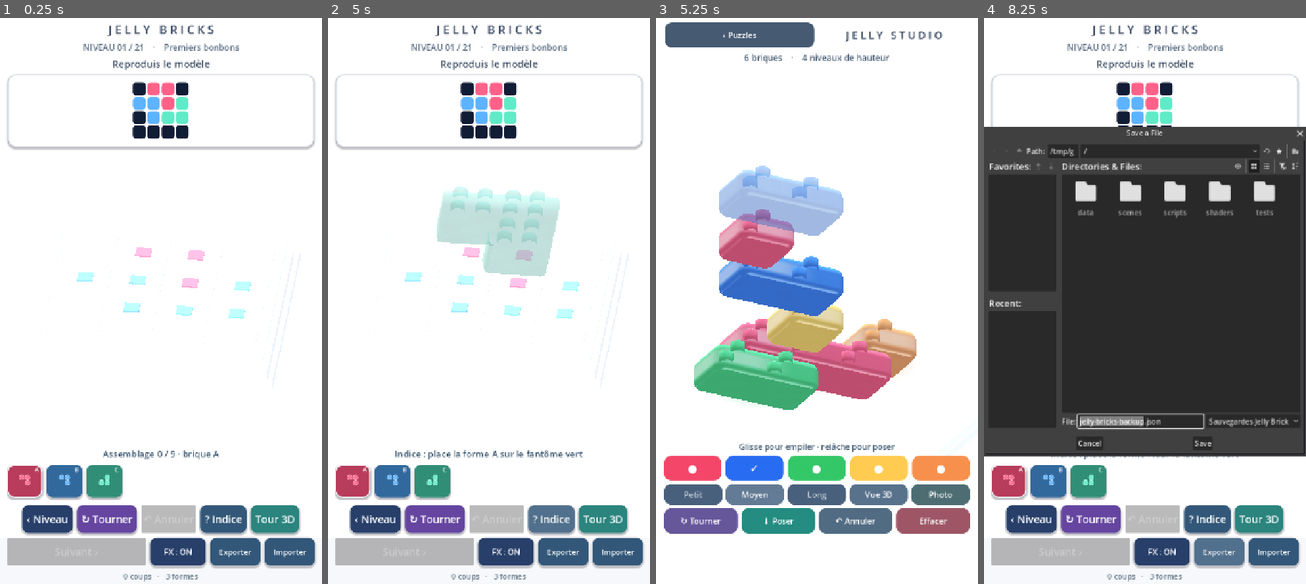
Above: before the commit, frames 1-4 (left to right).
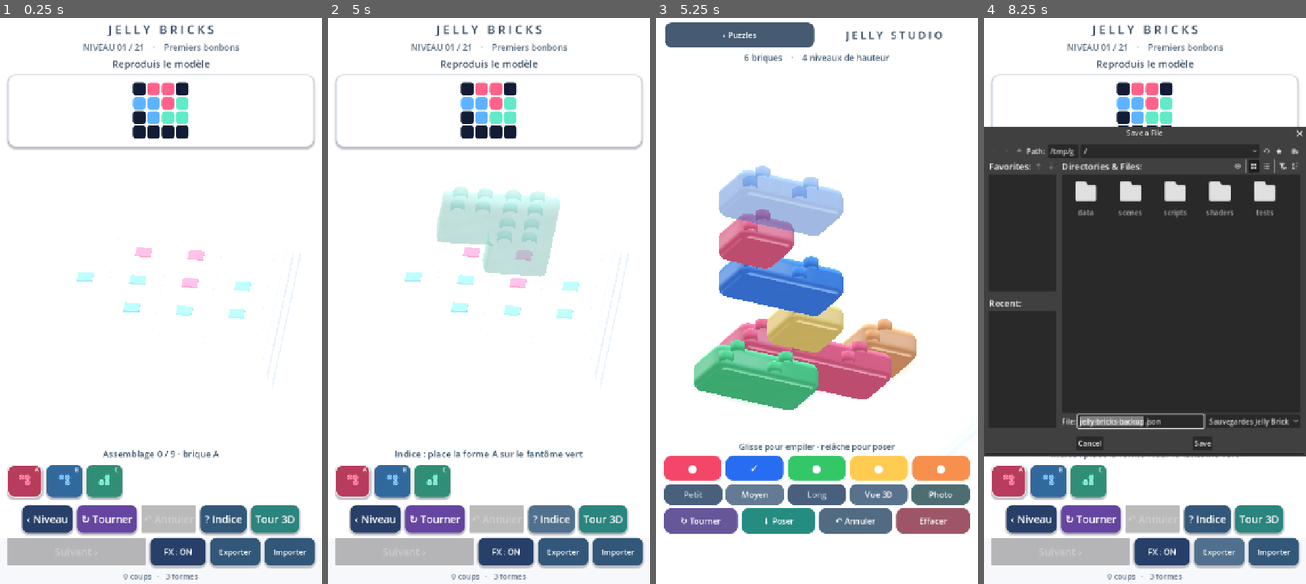
Above: after the commit, the same moments.

Repository: dbrckk/Jelly-bricks
Game: Godot game, scene res://scenes/main.tscn
The game is run twice, just before and just after one commit, with the same random seed, the same clock (stepped at 60 frames per second) and the same inputs.
Inputs (mouse positions are in pixels of both pictures, inside the frame that each line leads up to):
- Up to frame 1 (0.25 s): no input
- Up to frame 2 (5 s): click (353, 482) at 0.52 s; click (392, 482) at 1.27 s; click (431, 482) at 2.02 s; click "‹ Niveau" at 2.75 s; click "↻ Tourner" at 3.5 s; click "? Indice" at 4.25 s
- Up to frame 3 (5.25 s): click "Tour 3D" at 5 s
- Up to frame 4 (8.25 s): click "‹ Puzzles" at 5.75 s; click "FX : ON" at 6.5 s; click "FX : OFF" at 7.25 s; click "Exporter" at 8 s

Frames 1-2 are identical in both runs. In frame 3, 0.8% of the frame differs, in the area x 11-62%, y 36-64%; in frame 4, 0.3%.

Commit message:
render(native): tint photographic caustic highlights by Jelly pigment to preserve coral and amber saturation

Diff:
--- a/native-godot/shaders/jelly.gdshader
+++ b/native-godot/shaders/jelly.gdshader
@@ -244,10 +244,14 @@
         float front_wall = 1.0 - smoothstep(.35, .82, abs(n.y));
         float transmitted_window = soft_window * lower_wall *
             upper_wall * front_wall * studio_wet_edge;
-        vec3 photographic_white = vec3(1.0, .99, .975);
+        // Real dyed gel transmits part of its own pigment into white-box
+        // reflections. A tinted card avoids the blown-out white patches
+        // seen on yellow/coral in the first OpenGL QA iteration.
+        vec3 photographic_white = mix(candy_tint.rgb,
+            vec3(1.0, .99, .975), .78);
         jelly_color = mix(jelly_color, photographic_white,
-            clamp(upper_liquid_rim * .54 +
-                transmitted_window * .34, 0.0, .49));
+            clamp(upper_liquid_rim * .50 +
+                transmitted_window * .27, 0.0, .43));
     }
     ALBEDO = jelly_color;
     METALLIC = .015;
